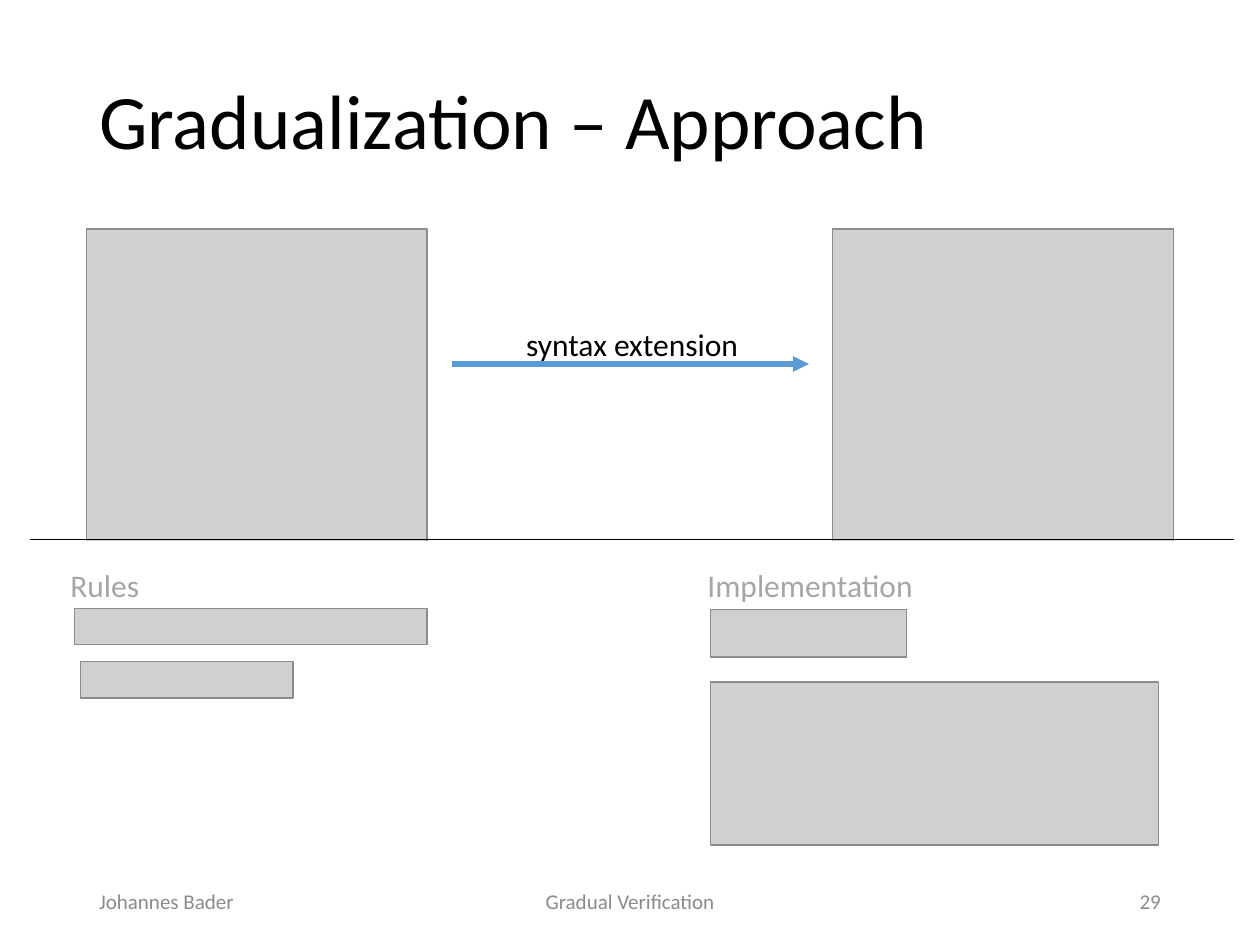
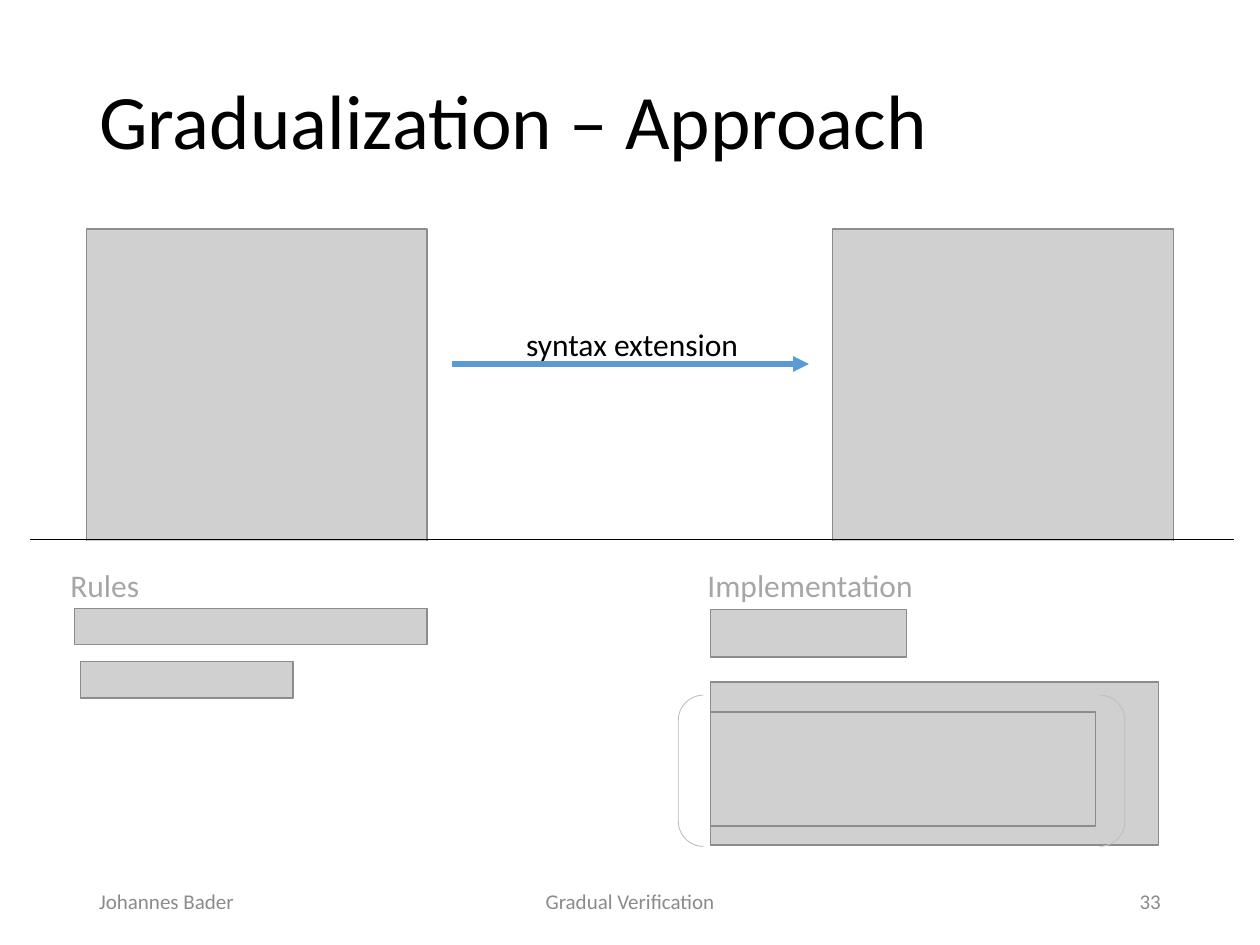
Before and after one commit to olydis/GradVer, a slide deck: slide 33 of latex/PLunch.pptx (slide 29 before the commit). Drawn at 1260x945 pixels with LibreOffice and Linux fonts; fonts in the diff are those of the drawing; grey boxes stand for pictures. Boxes give left, top, right and bottom in pixels: in the first picture for what was removed or moved away, otherwise in the second. Text is boxed around its words. In the diff, an @@ line names an element or a change of style, - is before the commit and + after.

```diff
--- a/latex/PLunch.pptx
+++ b/latex/PLunch.pptx
@@ bracket pair added at <box>678,696,1124,847</box>, outline #BFBFBF 0.5 pt @@
@@ picture added at <box>711,712,1096,827</box> @@
@@ page number at <box>1140,895,1161,909</box>: text changed @@
-29
+33
```
Also in this commit, not shown: 26 other slides changed, 8 slides added.
